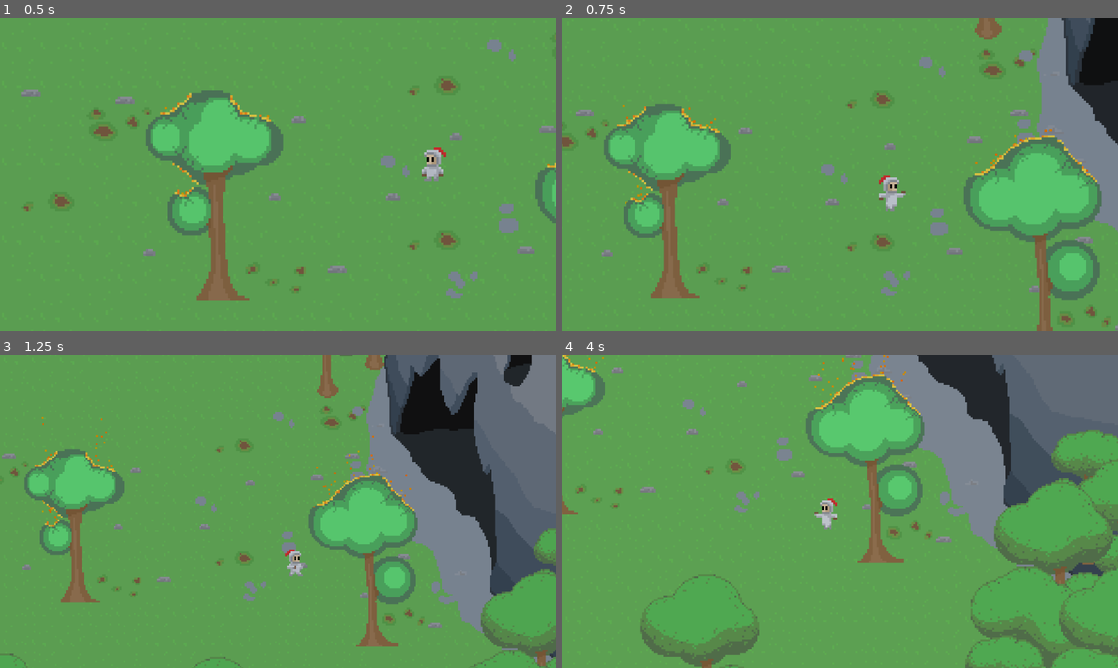
Above: before the commit, frames 1-4 (two rows, left to right).
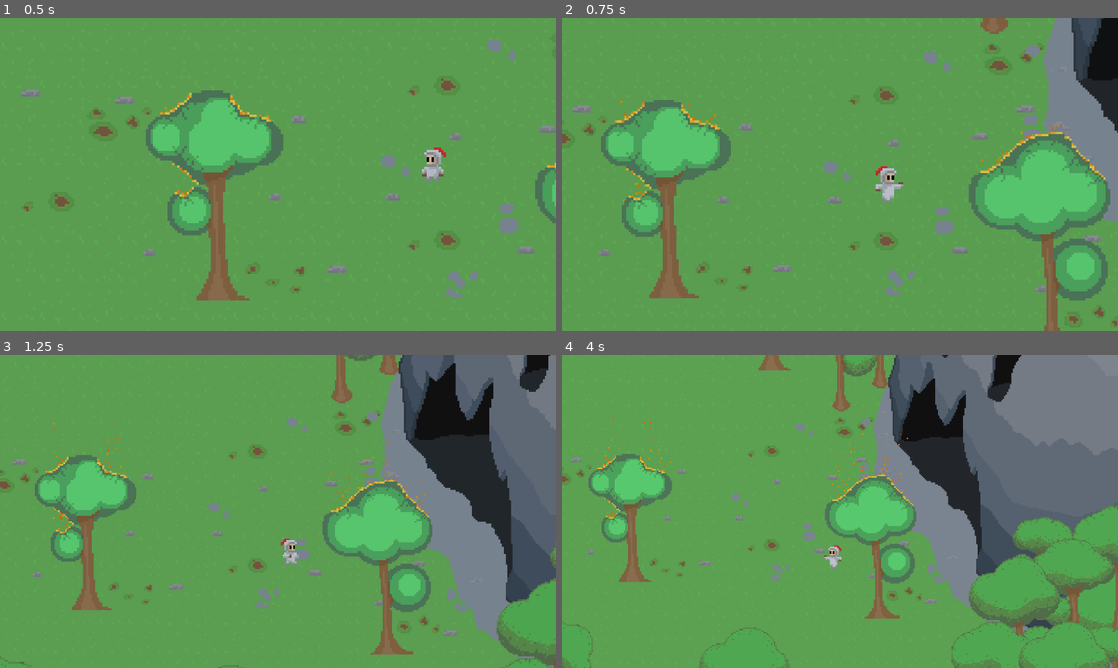
Above: after the commit, the same moments.

Repository: Senjia12/Game-dj-Ames
Game: Godot game, scene res://Level/game.tscn
The game is run twice, just before and just after one commit, with the same random seed, the same clock (stepped at 60 frames per second) and the same inputs.
Inputs (mouse positions are in pixels of both pictures, inside the frame that each line leads up to):
- Up to frame 1 (0.5 s): no input
- Up to frame 2 (0.75 s): move the mouse to (962, 158) at 0.52 s; hold D (right) from 0.53 s (still down); hold S (bottom) from 0.53 s (still down)
- Up to frame 3 (1.25 s): keep holding D (right); keep holding S (bottom)
- Up to frame 4 (4 s): move the mouse to (728, 527) at 1.27 s; release D (right) at 1.28 s; release S (bottom) at 1.28 s; hold A (left) 1.28-2.03 s; tap E (interact) at 1.35 s; move the mouse to (895, 442) at 2.02 s; hold D (right) 2.03-3.53 s; right-click (895, 442) at 2.1 s; move the mouse to (812, 574) at 2.77 s; tap W (top) at 2.85 s; move the mouse to (1006, 558) at 3.52 s; hold A (left) from 3.53 s (still down); hold S (bottom) from 3.53 s (still down)

Frame 1 is identical in both runs. In frame 2, 10% of the frame differs, in the area x 0-100%, y 0-100%; in frame 3, 20%; in frame 4, 39%.

Commit message:
mvt normalised

Diff:
--- a/bla/Unit/Joueur/player.gd
+++ b/bla/Unit/Joueur/player.gd
@@ -8,6 +8,7 @@
 	var idle_player = $"idle player"
 	velocity.x = Input.get_action_strength("right") - Input.get_action_strength("left")
 	velocity.y = Input.get_action_strength("bottom") - Input.get_action_strength("top")
+	velocity = velocity.normalized()
 	velocity *= 50
 
 	if velocity.length() > 0:
